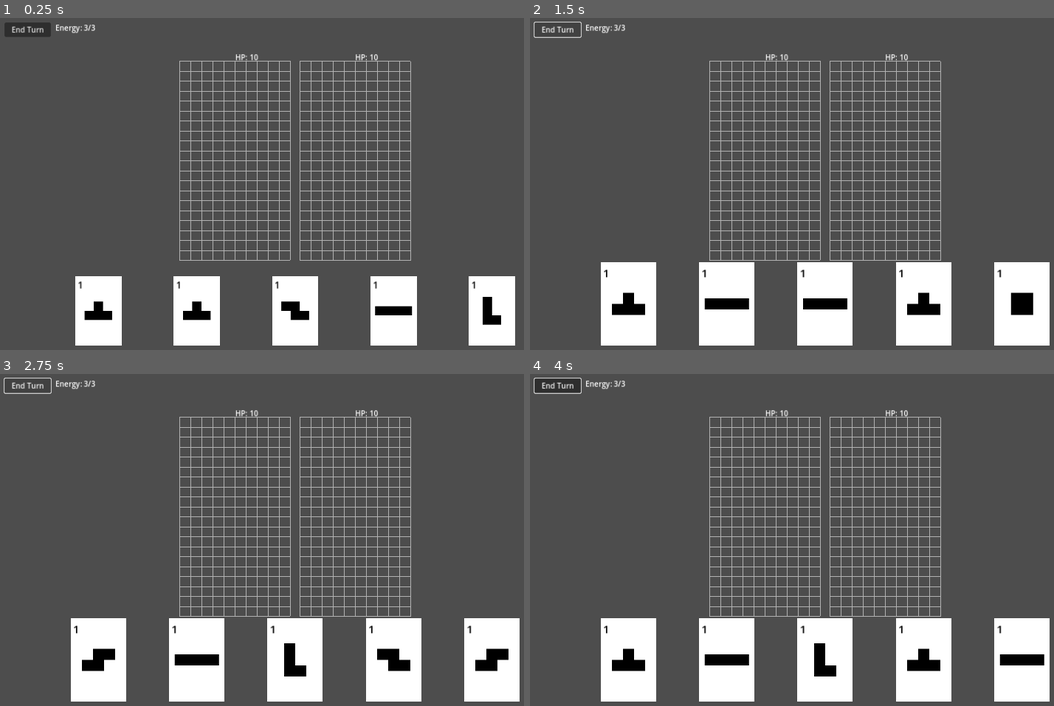
Above: before the commit, frames 1-4 (two rows, left to right).
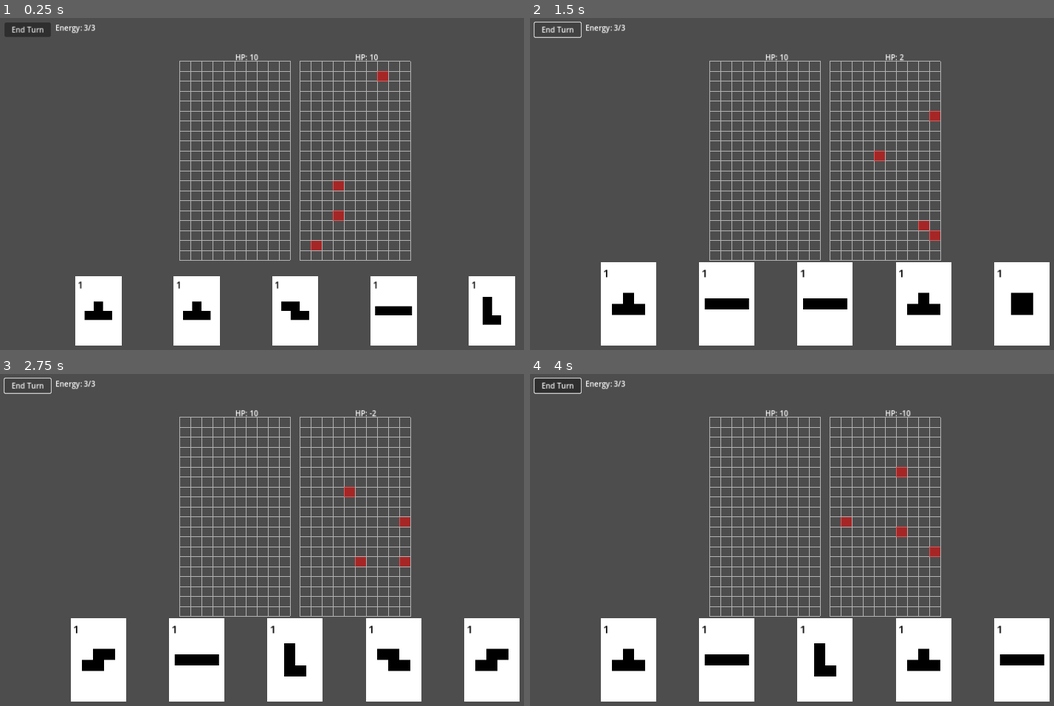
Above: after the commit, the same moments.

Repository: dBinet/SquirrelAttack
Game: Godot game, scene res://scenes/Main.tscn
The game is run twice, just before and just after one commit, with the same random seed, the same clock (stepped at 60 frames per second) and the same inputs.
Inputs (mouse positions are in pixels of both pictures, inside the frame that each line leads up to):
- Up to frame 1 (0.25 s): no input
- Up to frame 2 (1.5 s): click "End Turn" at 0.5 s; click "End Turn" at 1.25 s
- Up to frame 3 (2.75 s): click "End Turn" at 2 s
- Up to frame 4 (4 s): tap Enter at 2.75 s; move the mouse to (954, 523) at 2.77 s; click (954, 523) at 2.92 s; tap Space at 3.5 s; drag from (708, 556) to (797, 606) at 3.52 s

The runs differ from the first frame. In frame 1, 0.3% of the frame differs, in the area x 59-75%, y 16-70%; in frame 2, 0.3%; in frame 3, 0.3%; in frame 4, 0.3%, in the area x 59-79%, y 10-56%.

Commit message:
Add hazard squares each round

Diff:
--- a/scripts/Grid.gd
+++ b/scripts/Grid.gd
@@ -24,6 +24,7 @@
 
 var cells: Array = []
 var preview_cells: Array[Vector2i] = []
+var danger_cells: Array[Vector2i] = []
 
 func _get_piece_indices(card: Node) -> Array[Vector2i]:
     var result: Array[Vector2i] = []
@@ -77,6 +78,9 @@
     var preview_color := Color(0, 0, 1, 0.5)
     for idx in preview_cells:
         draw_rect(Rect2(idx.x * CELL_SIZE, idx.y * CELL_SIZE, CELL_SIZE, CELL_SIZE), preview_color)
+    var danger_color := Color(1, 0, 0, 0.5)
+    for idx in danger_cells:
+        draw_rect(Rect2(idx.x * CELL_SIZE, idx.y * CELL_SIZE, CELL_SIZE, CELL_SIZE), danger_color)
 
 func try_place_piece(card: Node) -> bool:
     var indices := _get_piece_indices(card)
@@ -113,3 +117,29 @@
         return
     preview_cells.clear()
     queue_redraw()
+
+func highlight_random_cells(num: int) -> void:
+    danger_cells.clear()
+    var chosen: Array[Vector2i] = []
+    var total := COLS * ROWS
+    num = clamp(num, 0, total)
+    while danger_cells.size() < num:
+        var x := randi_range(0, COLS - 1)
+        var y := randi_range(0, ROWS - 1)
+        var c := Vector2i(x, y)
+        if not danger_cells.has(c):
+            danger_cells.append(c)
+    queue_redraw()
+
+func clear_highlights() -> void:
+    if danger_cells.is_empty():
+        return
+    danger_cells.clear()
+    queue_redraw()
+
+func count_uncovered_highlights() -> int:
+    var count := 0
+    for c in danger_cells:
+        if not cells[c.x][c.y]:
+            count += 1
+    return count
--- a/scripts/Main.gd
+++ b/scripts/Main.gd
@@ -12,6 +12,7 @@
 const STARTING_HEALTH := 10
 var _player_health: int = STARTING_HEALTH
 var _enemy_health: int = STARTING_HEALTH
+const HAZARDS_PER_ROUND := 4
 
 const SHAPES := ["I", "L", "O", "T", "S", "Z"]
 const CARD_SCENE := preload("res://scenes/Card.tscn")
@@ -50,6 +51,7 @@
     _update_scale()
     _update_card_positions()
     _position_grids()
+    _highlight_new_round()
 
 func _process(delta: float) -> void:
     var current_size := get_viewport_rect().size
@@ -118,6 +120,19 @@
     for grid in _grids:
         grid.clear_preview()
 
+func _highlight_new_round() -> void:
+    if _grids.size() < 2:
+        return
+    _grids[1].highlight_random_cells(HAZARDS_PER_ROUND)
+
+func _apply_danger_damage() -> void:
+    if _grids.size() < 2:
+        return
+    var dmg := _grids[1].count_uncovered_highlights()
+    _player_health -= dmg
+    _update_health_labels()
+    _grids[1].clear_highlights()
+
 func _discard_remaining_cards() -> void:
     for card in _cards:
         card.queue_free()
@@ -132,12 +147,14 @@
         _cards.append(card)
 
 func _on_EndTurnButton_pressed() -> void:
+    _apply_danger_damage()
     _discard_remaining_cards()
     _add_random_cards()
     _update_card_positions()
     clear_previews()
     _energy_available = ENERGY_PER_TURN
     _update_energy_label()
+    _highlight_new_round()
 
 func _update_energy_label() -> void:
     if _energy_label:
Not shown, changed: README.md
